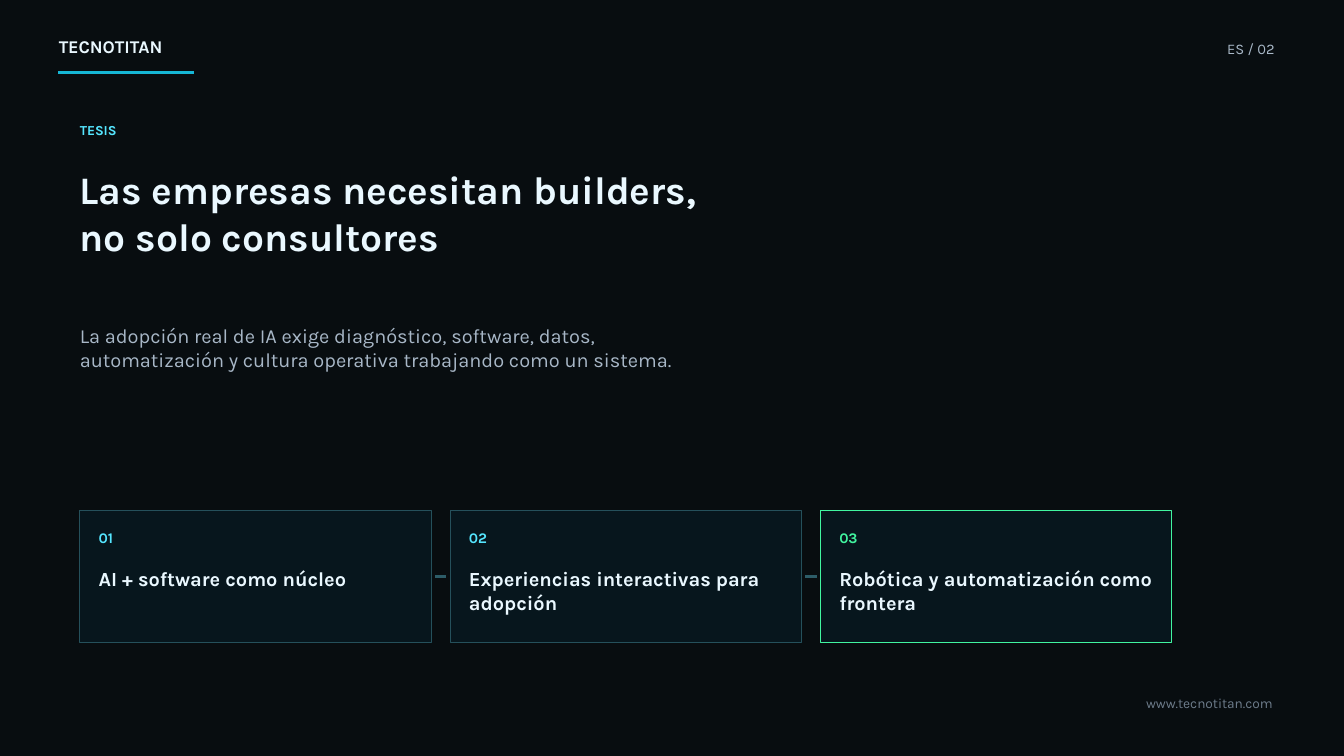
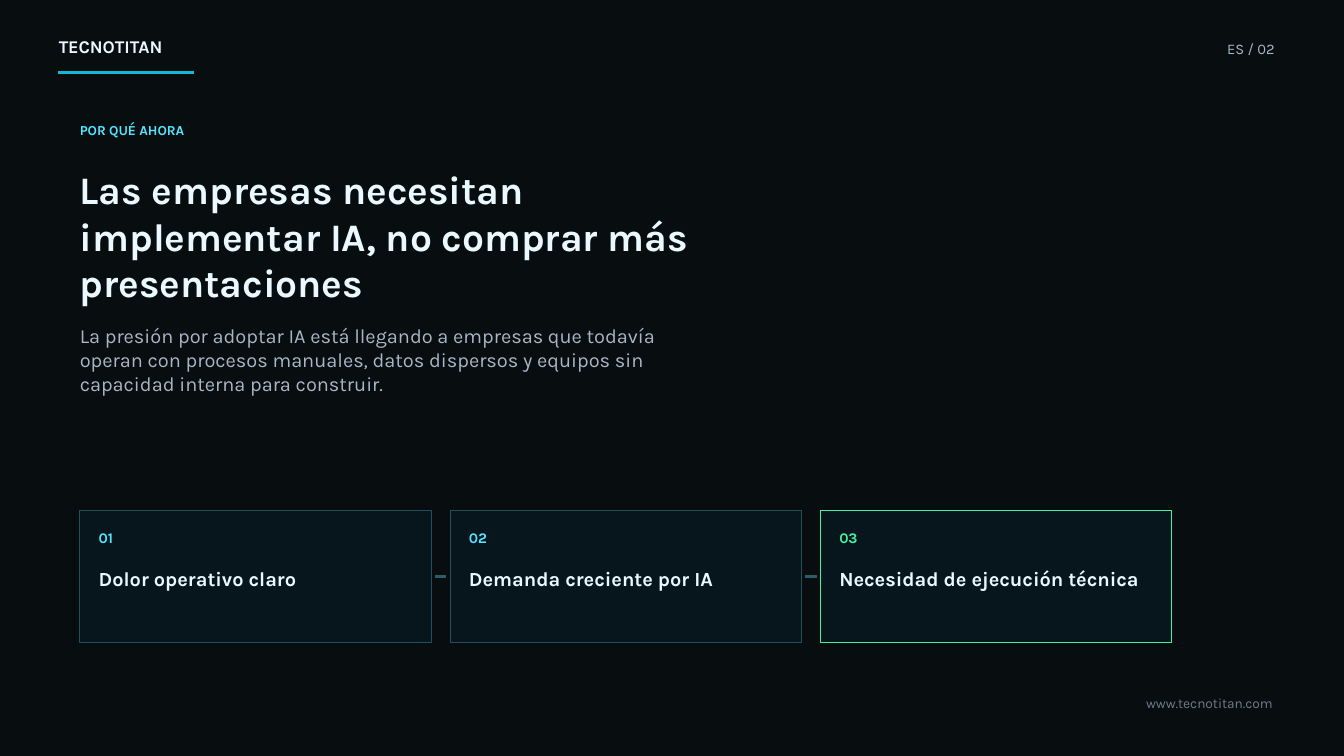
Before and after one commit to davidag2/tecnotitan, a slide deck: slide 2 of assets/investor-deck/Tecnotitan-Investor-Deck-ES.pptx. Drawn at 1344x756 pixels with LibreOffice and Linux fonts; fonts in the diff are those of the drawing; background and template pictures are left out; a plain dark background stands for a picture behind light text. Boxes give left, top, right and bottom in pixels: in the first picture for what was removed or moved away, otherwise in the second. Text is boxed around its words. In the diff, an @@ line names an element or a change of style, - is before the commit and + after.

```diff
--- a/assets/investor-deck/Tecnotitan-Investor-Deck-ES.pptx
+++ b/assets/investor-deck/Tecnotitan-Investor-Deck-ES.pptx
@@ text at (x1=80, y1=122, x2=184, y2=138): text changed @@
-TESIS
+POR QUÉ AHORA
@@ text at (x1=80, y1=176, x2=688, y2=307): text changed @@
-Las empresas necesitan builders, no solo consultores
+Las empresas necesitan implementar IA, no comprar más presentaciones
@@ text at (x1=80, y1=328, x2=655, y2=396): text changed @@
-La adopción real de IA exige diagnóstico, software, datos, automatización y cultura operativa trabajando como un sistema.
+La presión por adoptar IA está llegando a empresas que todavía operan con procesos manuales, datos dispersos y equipos sin capacidad interna para construir.
@@ text at (x1=99, y1=572, x2=297, y2=591): text changed @@
-AI + software como núcleo
+Dolor operativo claro
@@ text at (x1=469, y1=572, x2=713, y2=591): text changed @@
-Experiencias interactivas para adopción
+Demanda creciente por IA
@@ text at (x1=839, y1=570, x2=1138, y2=591): text changed @@
-Robótica y automatización como frontera
+Necesidad de ejecución técnica
```
Also in this commit, not shown: 2 other slides changed, 6 other files.
